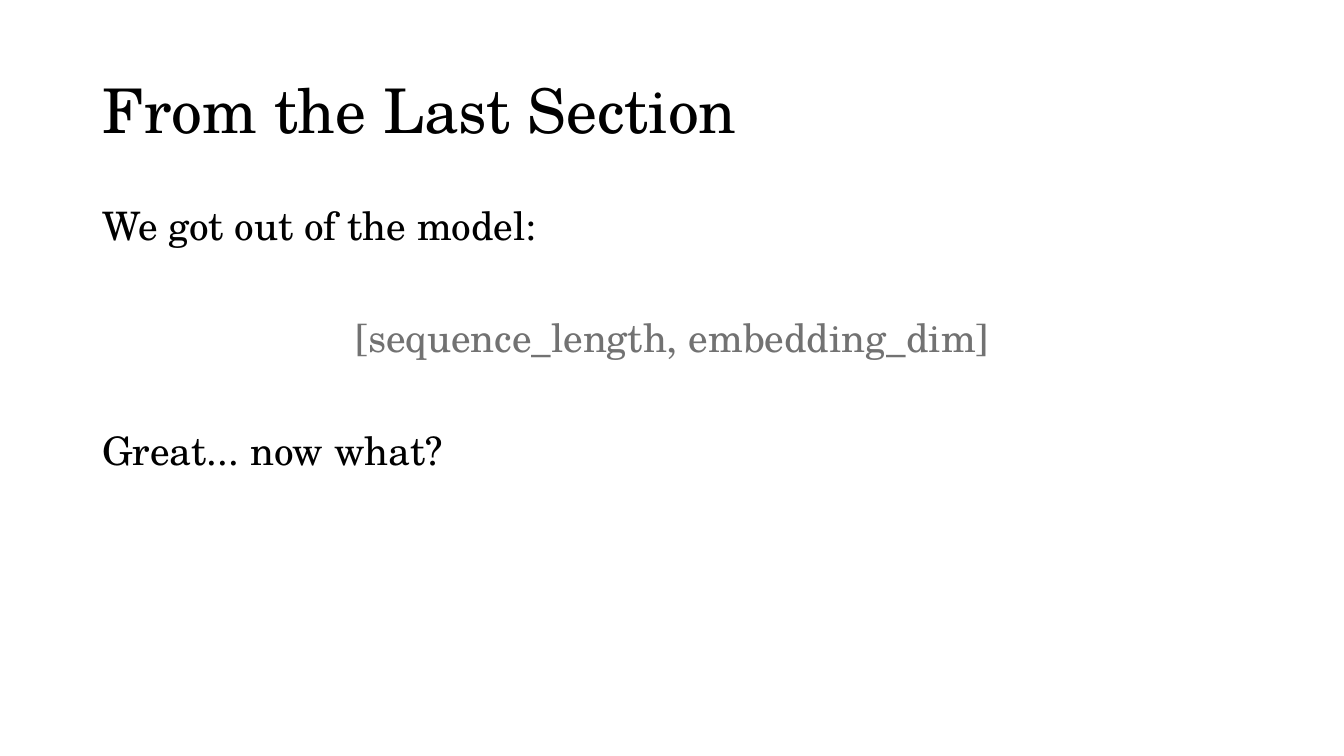
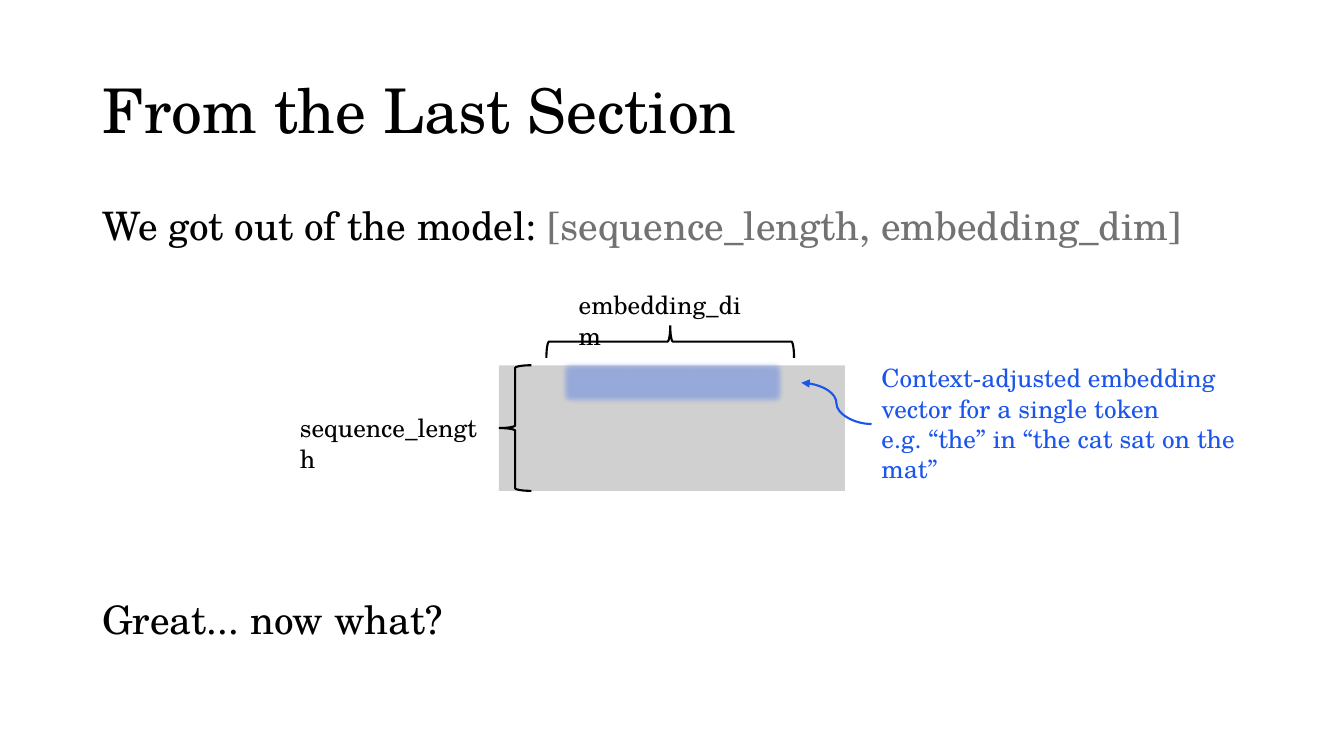
Before and after one commit to acceleratescience/large-language-models, a slide deck: slide 4 of slides/flsg/6-sampling-flsg.pptx. Drawn at 1344x756 pixels with LibreOffice and Linux fonts; fonts in the diff are those of the drawing; grey boxes stand for pictures; background and template pictures are left out. Boxes give left, top, right and bottom in pixels: in the first picture for what was removed or moved away, otherwise in the second. Text is boxed around its words. In the diff, an @@ line names an element or a change of style, - is before the commit and + after.

```diff
--- a/slides/flsg/6-sampling-flsg.pptx
+++ b/slides/flsg/6-sampling-flsg.pptx
@@ text at [102, 211, 537, 442]: text changed @@
-We got out of the model:
-[sequence_length, embedding_dim]
+We got out of the model: [sequence_length, embedding_dim]
@@ text added at [548, 211, 871, 248], 18 pt, text #000000 @@
+sequence_length
@@ text added at [881, 211, 1181, 248], 18 pt, text #000000 @@
+embedding_dim
@@ left brace added at [546, 326, 795, 358], outline #000000 1.5 pt @@
@@ rectangle added at [559, 358, 788, 407], fill #1B55EB at 32% opacity @@
@@ picture added at [499, 365, 845, 491] @@
@@ left brace added at [499, 365, 531, 491], outline #000000 1.5 pt @@
@@ curved arrow added from (872, 424) to (802, 383), #1B55EB 1.5 pt @@
@@ text added at [881, 368, 1235, 479], 18 pt, text #1B55EB @@
+Context-adjusted embedding vector for a single token
+e.g. “the” in “the cat sat on the mat”
```
Also in this commit, not shown: 1 other file.
